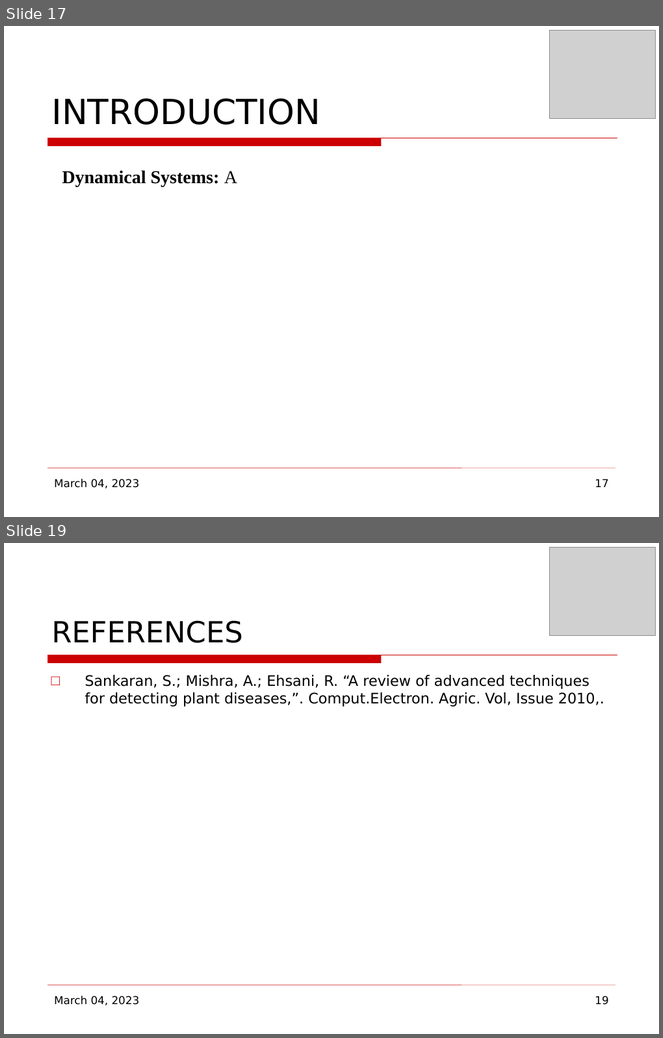
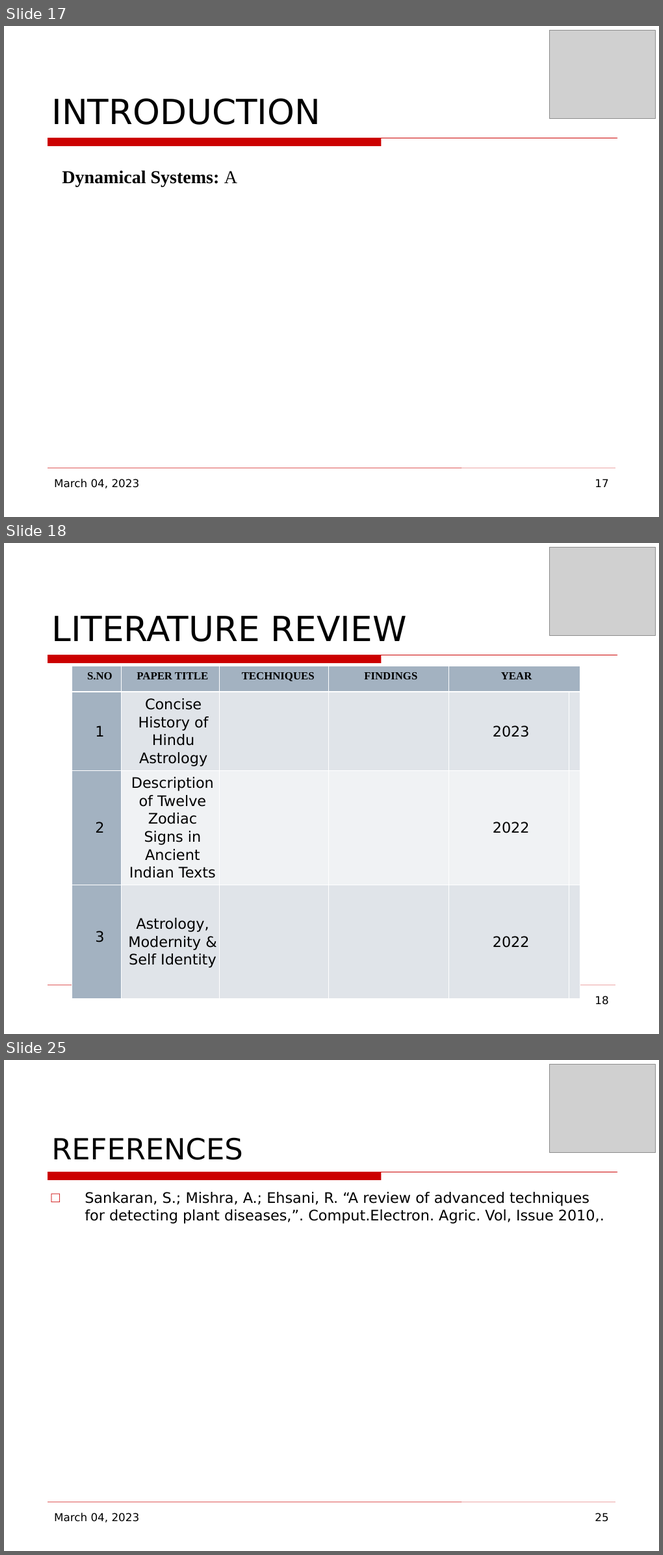
Before and after one commit to mohitlabs/Research, a slide deck: Emotionally Intelligent Machines(EIM's) & Sentiment Synthesis based on Ancient Vedic Astrology/Conference Paper.odp. Shown one above the other, each under a label of ours: slides 17 and 19 before the commit, slides 17, 18 and 25 after it; the slides between them are not shown. The pictures are 663x1038 and 663x1555 pixels, drawn with LibreOffice and Linux fonts; fonts in the diff are those of the drawing; grey boxes stand for pictures; background and template pictures are left out. Boxes give left, top, right and bottom in pixels: in the first picture for what was removed or moved away, otherwise in the second. Text is boxed around its words. In the diff, an @@ line names an element or a change of style, - is before the commit and + after.

```diff
--- a/Emotionally Intelligent Machines(EIM's) & Sentiment Synthesis based on Ancient Vedic Astrology/Conference Paper.odp
+++ b/Emotionally Intelligent Machines(EIM's) & Sentiment Synthesis based on Ancient Vedic Astrology/Conference Paper.odp
@@ slide 18 added at bbox=[4, 543, 659, 1034], background picture (left out); not listed: 2 template elements that a slide beside it also shows @@
@@ picture added at bbox=[550, 548, 655, 636] @@
@@ title added at bbox=[51, 616, 407, 642], 38 pt, text #000000 @@
+LITERATURE REVIEW
@@ table added at bbox=[72, 667, 574, 977], 4 rows, 6 columns @@
+S.NO | PAPER TITLE | TECHNIQUES | FINDINGS | YEAR | 
+1 | Concise History of Hindu Astrology |  |  | 2023 | 
+2 | Description of Twelve Zodiac Signs in Ancient Indian Texts |  |  | 2022 | 
+3 | Astrology, Modernity & Self Identity |  |  | 2022 | 
@@ page number added at bbox=[595, 996, 608, 1005], 12 pt, text #000000 @@
+18
@@ what was slide 19 is now slide 25 @@
@@ page number at bbox=[595, 1513, 608, 1522]: text changed @@
-19
+25
```
Also in this commit, not shown: 2 slides changed, 5 other slides added, 1 other file.
